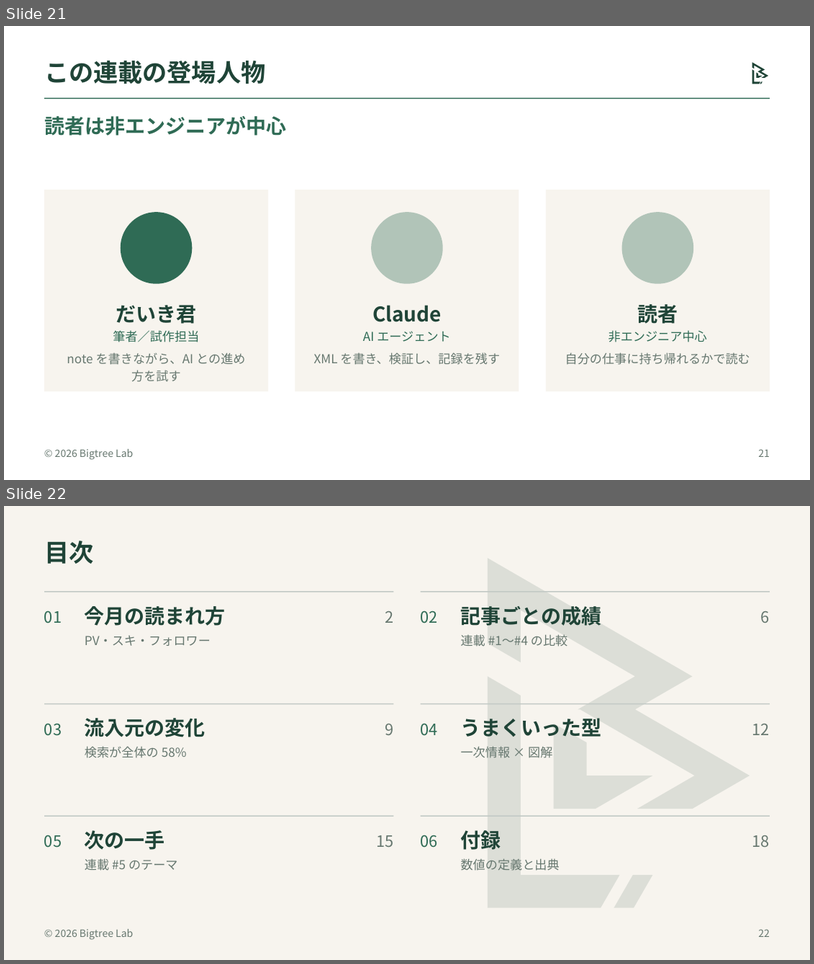
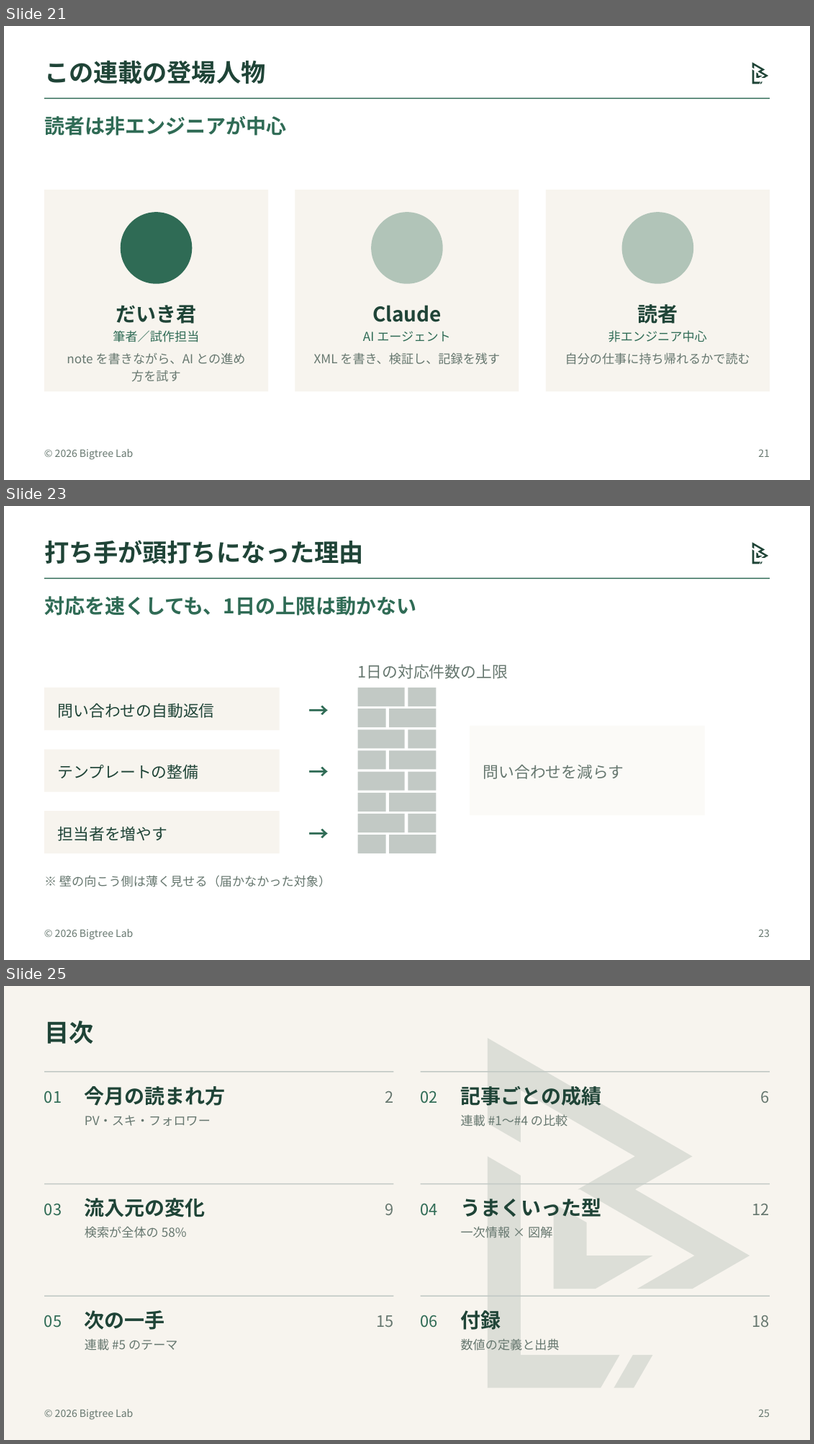
Before and after one commit to bigtree1984/office_3_apps_with_claude, a slide deck: bigtree/samples/bigtree_lab_organisms.pptx. Shown one above the other, each under a label of ours: slides 21 and 22 before the commit, slides 21, 23 and 25 after it; the slides between them are not shown. The pictures are 814x964 and 814x1444 pixels, drawn with LibreOffice and Linux fonts; fonts in the diff are those of the drawing. Boxes give left, top, right and bottom in pixels: in the first picture for what was removed or moved away, otherwise in the second. Text is boxed around its words. In the diff, an @@ line names an element or a change of style, - is before the commit and + after.

```diff
--- a/bigtree/samples/bigtree_lab_organisms.pptx
+++ b/bigtree/samples/bigtree_lab_organisms.pptx
@@ slide 23 added at (4, 506, 810, 960), background #FFFFFF; not listed: 3 template elements that a slide beside it also shows @@
@@ title added at (44, 540, 364, 564), 22 pt, text #1F4437, bold @@
+打ち手が頭打ちになった理由
@@ text added at (44, 596, 417, 615), 18 pt, text #2F6B55, bold @@
+対応を速くしても、1日の上限は動かない
@@ group added at (44, 664, 705, 887): 20 rectangles, 9 texts @@
+問い合わせの自動返信
+→
+テンプレートの整備
+→
+担当者を増やす
+→
+1日の対応件数の上限
+問い合わせを減らす
+※ 壁の向こう側は薄く見せる（届かなかった対象）
@@ page number added at (759, 929, 770, 937), 9 pt, text #66776F @@
+23
@@ what was slide 22 is now slide 25 @@
@@ page number at (759, 1409, 770, 1417): text changed @@
-22
+25
```
Also in this commit, not shown: 2 other slides added, 13 other files.
